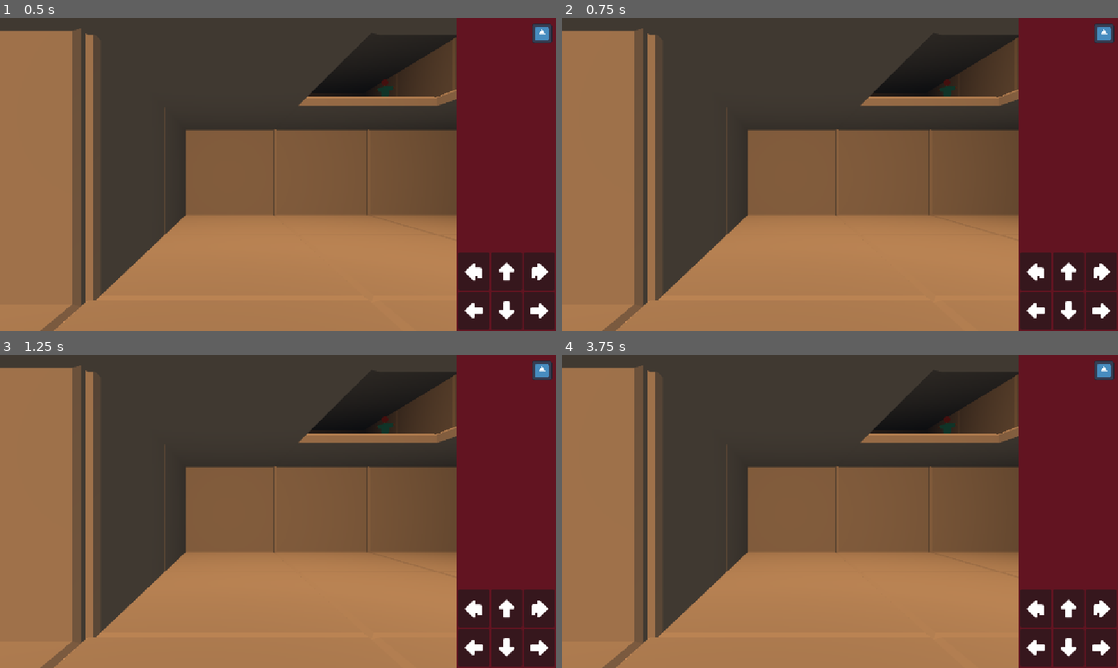
Above: before the commit, frames 1-4 (two rows, left to right).
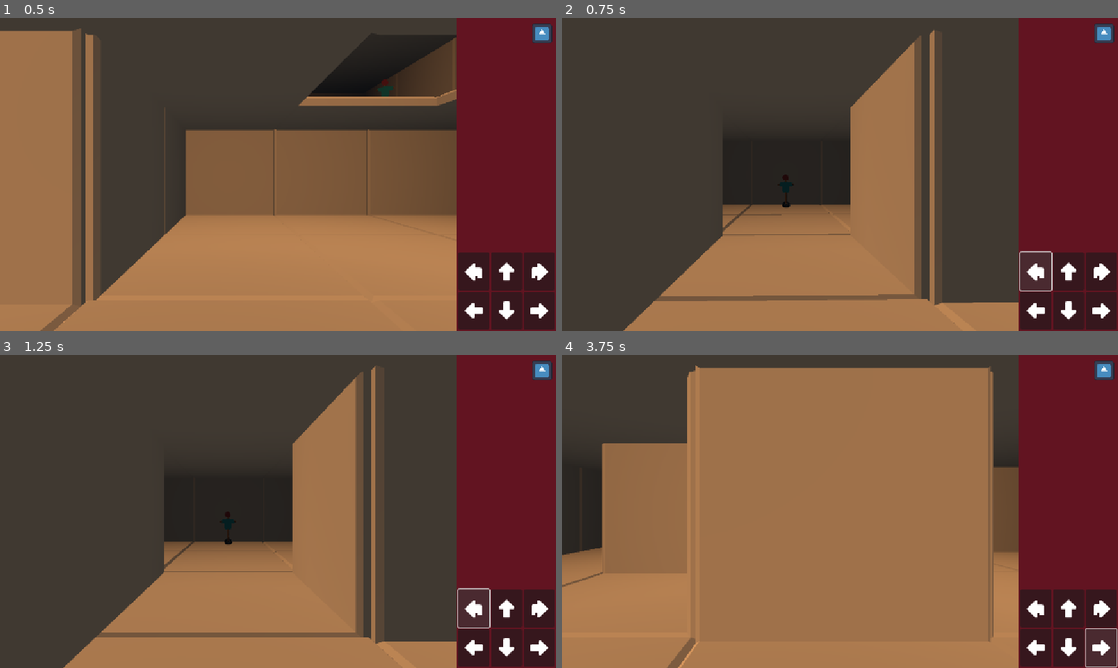
Above: after the commit, the same moments.

Repository: local-minimum/geriatric-crawler
Game: Godot game, scene res://main.tscn
Two runs of this game, one before a commit and one after it. Both use one fixed random seed, a clock stepped at 60 frames per second and the inputs below. The engine's default icon, where the game draws it, is replaced by a stand-in: a white triangle on a blue panel in a dark square.
Inputs (mouse positions are in pixels of both pictures, inside the frame that each line leads up to):
- Up to frame 1 (0.5 s): no input
- Up to frame 2 (0.75 s): click (1034, 271) at 0.5 s
- Up to frame 3 (1.25 s): no input
- Up to frame 4 (3.75 s): click (1067, 608) at 1.25 s; click (1101, 608) at 2 s; click (1034, 646) at 2.75 s; click (1101, 646) at 3.5 s

Frame 1 is identical in both runs. In frame 2, 39% of the frame differs, in the area x 0-89%, y 3-100%; in frame 3, 39%; in frame 4, 48%, in the area x 0-100%, y 3-100%.

Commit message:
Work on start of enemy turn

Diff:
--- a/scenes/battle_mode.tscn
+++ b/scenes/battle_mode.tscn
@@ -376,12 +376,13 @@
 &"fade_out_battle": SubResource("Animation_5vw27")
 }
 
-[node name="Battle Mode" type="Node" node_paths=PackedStringArray("animator", "battle_hand", "player_deck", "_active_cards", "_battle_player")]
+[node name="Battle Mode" type="Node" node_paths=PackedStringArray("animator", "battle_hand", "player_deck", "_active_cards", "_ui", "_battle_player")]
 script = ExtResource("1_7wt64")
 animator = NodePath("AnimationPlayer")
 battle_hand = NodePath("CanvasLayer/Player BattleHand")
 player_deck = NodePath("PlayerDeck")
 _active_cards = NodePath("CanvasLayer/PlayerActiveCards")
+_ui = NodePath("CanvasLayer")
 _battle_player = NodePath("BattlePlayer")
 
 [node name="CanvasLayer" type="CanvasLayer" parent="."]
--- a/scenes/dungeon/test_level.tscn
+++ b/scenes/dungeon/test_level.tscn
@@ -10,7 +10,7 @@
 [ext_resource type="PackedScene" uid="uid://ds0fqw6fso67w" path="res://scenes/dungeon/basic_floor.tscn" id="9_4mxkc"]
 [ext_resource type="Script" uid="uid://dexigkhejxn1h" path="res://scripts/gridded_level/level_features/player_facer.gd" id="9_myev5"]
 [ext_resource type="Script" uid="uid://dmpqfljj24gh6" path="res://scripts/gridded_level/entities/encounter_effects/battle_mode_trigger.gd" id="10_rvj20"]
-[ext_resource type="Script" uid="uid://ccsqys7ldqoh" path="res://scripts/gridded_level/entities/encounter_effects/battle_enemy.gd" id="11_fxt0s"]
+[ext_resource type="Script" uid="uid://ccsqys7ldqoh" path="res://scripts/card_battle/battle_enemy.gd" id="11_fxt0s"]
 [ext_resource type="Texture2D" uid="uid://d4i1sxn0646on" path="res://sprites/enemies/training-dummy.png" id="12_26eu7"]
 [ext_resource type="Script" uid="uid://c2lco7et0w3ia" path="res://scripts/card_battle/battle_deck.gd" id="12_rcxcv"]
 [ext_resource type="Script" uid="uid://cqlxwfe858g4h" path="res://scripts/card_battle/battle_card_data.gd" id="13_26eu7"]
@@ -445,10 +445,11 @@
 
 [node name="Side DOWN" parent="LevelGeometry/Elevation 1/Node (2, 1, -2)" instance=ExtResource("9_4mxkc")]
 
-[node name="Demo Encounter" type="Node3D" parent="LevelGeometry/Elevation 1/Node (2, 1, -2)" node_paths=PackedStringArray("effect") groups=["Encounter"]]
+[node name="Demo Encounter" type="Node3D" parent="LevelGeometry/Elevation 1/Node (2, 1, -2)" node_paths=PackedStringArray("effect", "graphics") groups=["Encounter"]]
 script = ExtResource("8_kmgg5")
 encounter_id = "demo-enemy"
 effect = NodePath("Battle Trigger")
+graphics = NodePath("Avatar/Encounter Avatar")
 metadata/_custom_type_script = "uid://bqahhkn6dpex"
 
 [node name="Avatar" type="Node3D" parent="LevelGeometry/Elevation 1/Node (2, 1, -2)/Demo Encounter"]
--- a/scripts/battle_mode.gd
+++ b/scripts/battle_mode.gd
@@ -4,6 +4,7 @@
 signal on_enemy_join_battle(enemy: BattleEnemy)
 signal on_enemy_leave_battle(enemy: BattleEnemy)
 
+
 @export
 var animator: AnimationPlayer
 
@@ -15,6 +16,9 @@
 
 @export
 var _active_cards: Control
+
+@export
+var _ui: CanvasLayer
 
 @export
 var _battle_player: BattlePlayer
@@ -35,6 +39,8 @@
     if battle_hand.on_hand_actions_complete.connect(_start_playing_cards):
         push_error("Failed to connect callback to hand actions completed")
 
+    _ui.visible = false
+
 var _next_active_enemy: int
 var _player_initiative: int
 
@@ -59,6 +65,7 @@
     else:
         _player_initiative = leading_player_card.data.rank
 
+    await get_tree().create_timer(1).timeout
     next_agent_turn()
 
 func next_agent_turn() -> void:
@@ -86,7 +93,8 @@
         return true
 
     var enemy: BattleEnemy = _enemies[_next_active_enemy]
-    enemy.play_actions(_enemies as Array[BattleEntity], [_battle_player])
+    enemy.play_actions([enemy], [_battle_player])
+    battle_hand.slots.hide_slotted_cards()
     _next_active_enemy += 1
     return true
 
@@ -113,6 +121,8 @@
 var _enemies: Array[BattleEnemy]
 
 func enter_battle(battle_trigger: BattleModeTrigger) -> void:
+    _ui.visible = true
+
     # TODO: Gather proximate battle triggers too and pull them into the fight!
     # TODO: Consider need to wait for enemy to animate death before lettning new enter...
 
--- a/scripts/card_battle/battle_card_slots.gd
+++ b/scripts/card_battle/battle_card_slots.gd
@@ -23,6 +23,8 @@
 func _ready() -> void:
     _origin = global_position
 
+var _slotted_cards_visible: bool
+
 func show_slots(visible_slots: int) -> void:
     global_position = _origin
     slotted_cards.clear()
@@ -39,6 +41,7 @@
         slot.visible = false
 
     visible = true
+    _slotted_cards_visible = true
 
     var idx: int = 0
     for slot: Control in _slot_rects:
@@ -193,7 +196,8 @@
         if _card_tweens.has(card):
             _card_tweens[card].kill()
 
-        # TODO: Fix so it collapses array
+        _card_tweens[card] = tween
+
         @warning_ignore_start("return_value_discarded")
         tween.tween_property(
             card,
@@ -207,3 +211,69 @@
         push_error("Failed to conntect complete event to callback")
 
     base_tween.play()
+
+func hide_slotted_cards() -> void:
+    if !_slotted_cards_visible:
+        return
+    _slotted_cards_visible = false
+    var duration: float = 0.2
+    var intermission: float = 0.05
+
+    var target_position: Vector2 = _slot_rects[0].global_position
+    target_position += Vector2.LEFT * 250
+
+    for idx: int in range(slotted_cards.size()):
+        var card: BattleCard = slotted_cards[idx]
+        if card == null:
+            continue
+
+        var tween: Tween = get_tree().create_tween()
+
+        if _card_tweens.has(card):
+            _card_tweens[card].kill()
+
+        _card_tweens[card] = tween
+
+        @warning_ignore_start("return_value_discarded")
+        tween.tween_property(
+            card,
+            "global_position",
+            target_position,
+            duration,
+        ).set_trans(Tween.TRANS_SINE).set_ease(Tween.EASE_IN_OUT)
+        @warning_ignore_restore("return_value_discarded")
+
+        await get_tree().create_timer(intermission).timeout
+
+func show_slotted_cards() -> void:
+    if _slotted_cards_visible:
+        return
+
+    _slotted_cards_visible = true
+    var duration: float = 0.2
+    var intermission: float = 0.05
+
+    var lower_offset: Vector2 = Vector2.DOWN * _lower_position_offset
+
+    for idx: int in range(slotted_cards.size()):
+        var card: BattleCard = slotted_cards[idx]
+        if card == null:
+            continue
+
+        var tween: Tween = get_tree().create_tween()
+
+        if _card_tweens.has(card):
+            _card_tweens[card].kill()
+
+        _card_tweens[card] = tween
+
+        @warning_ignore_start("return_value_discarded")
+        tween.tween_property(
+            card,
+            "global_position",
+            BattleHandManager.get_centered_position(card, _slot_rects[idx]) + lower_offset,
+            duration,
+        ).set_trans(Tween.TRANS_SINE).set_ease(Tween.EASE_IN_OUT)
+        @warning_ignore_restore("return_value_discarded")
+
+        await get_tree().create_timer(intermission).timeout
--- a/scripts/gridded_level/entities/encounter_effects/battle_enemy.gd
+++ b/scripts/card_battle/battle_enemy.gd
@@ -2,6 +2,7 @@
 class_name BattleEnemy
 
 signal on_prepare_hand(battle_enemy: BattleEnemy, slotted_cards: Array[BattleCard])
+signal on_start_turn(battle_enemy: BattleEnemy)
 
 
 ## This is the variant ID of the enemy character in the blob, e.g. "space-slug". It shouldn't be unique. But if there are variants like "space-slug-lvl2" it should be named as such
@@ -65,6 +66,10 @@
     var suit_bonus: int
     ArrayUtils.shift_nulls_to_end(_slotted)
 
+    on_start_turn.emit(self)
+
+    await get_tree().create_timer(2).timeout
+
     for card: BattleCardData in _slotted:
         if card == null:
             break
--- a/scripts/card_battle/battle_player.gd
+++ b/scripts/card_battle/battle_player.gd
@@ -7,4 +7,4 @@
 func play_actions(
     on_complete: Callable,
 ) -> void:
-    pass
+    _slots.show_slotted_cards()
--- a/scripts/gridded_level/entities/encounter_effects/battle_mode_trigger.gd
+++ b/scripts/gridded_level/entities/encounter_effects/battle_mode_trigger.gd
@@ -25,6 +25,9 @@
 
     var scores: Dictionary[String, int] = {}
     for enemy: BattleEnemy in enemies:
+        if enemy == null:
+            push_error("%s has a null enemy slotted" % name)
+            continue
         if scores.has(enemy.variant_id):
             scores[enemy.variant_id] += enemy.difficulty
         else:
@@ -44,6 +47,9 @@
         return null
 
     for enemy: BattleEnemy in enemies:
+        if enemy == null:
+            continue
+
         if enemy.variant_id == focus_variant:
             return enemy
 
Renamed: scripts/gridded_level/entities/encounter_effects/battle_enemy.gd.uid -> scripts/card_battle/battle_enemy.gd.uid
Renamed: scripts/gridded_level/entities/encounter_effects/battle_entity.gd -> scripts/card_battle/battle_entity.gd
Renamed: scripts/gridded_level/entities/encounter_effects/battle_entity.gd.uid -> scripts/card_battle/battle_entity.gd.uid
